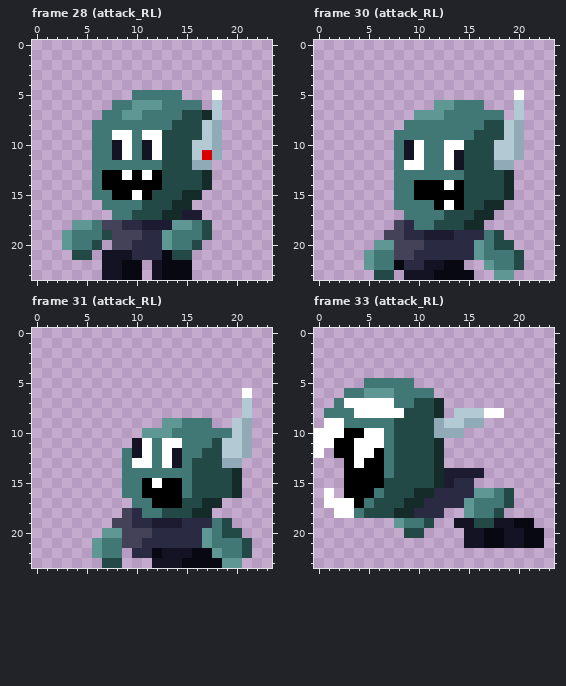
Pixel-art file: Assets/Resources/new aseprite/beings/zombo.aseprite. Above is the file before it was changed.
24x24 pixels, 43 frames. Shown: frame 28 (attack_RL), frame 30 (attack_RL), frame 31 (attack_RL), frame 33 (attack_RL).
The result:
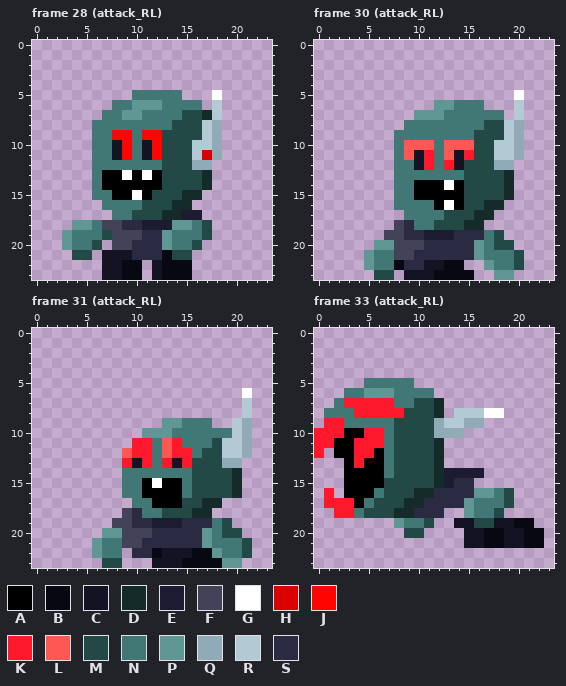
Palette (. is transparent): A #000000  B #080813  C #131324  D #142b2a  E #1c1b32  F #434258  G #ffffff  H #da0000  J #ff0400  K #ff172b  L #ff5754  M #234947  N #417774  P #5f9794  Q #90abb7  R #b3c9d3  S #2b2a43
Changes in this commit:
layer "zombo/faces/face 2" added
Changed rows in their new state; - is an unchanged pixel.
Frame 28 (attack_RL), layer "zombo/faces/face 2":
first column x 8:
 9 JJ-JJ
10 -J--J
11 -J--J
Frame 30 (attack_RL), layers "zombo/faces/face 2", "zombo/faces/face 1":
first column x 9:
10 LLL-LLL
11 LCK-L-K
12 NCK-K--
Frame 31 (attack_RL), layer "zombo/faces/face 2":
first column x 9:
11 -KK-LK-
12 LKK-LKK
13 KCK-K-K
Frame 33 (attack_RL), layer "zombo/faces/face 2":
first column x 0:
 7 ---KKKKK-
 8 ----KKKKK
 9 -KK------
10 KKK--KK--
11 KK--KKK--
12 K---KK---
13 ----K----
16 -K-------
17 -KKK-----
18 --KK-----
